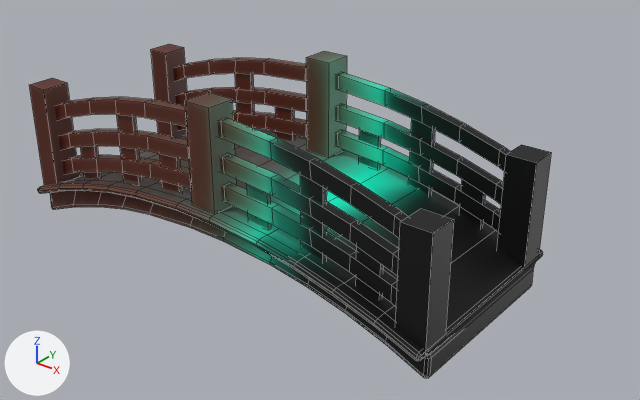
The FBX model Assets/Meshes/Prefabs/Enviroment/SM_RoundBridge_V2.fbx, before and after one commit.
Camera for both pictures: a 50 mm camera at (6.48, -7.17, 4.19) aimed at (0.25, 0.61, -0.63). Lighting does not change. The marker at lower left points along +X, +Y and +Z. Mesh edges are drawn as thin lines. Where no turn or scale is listed for an object, it has been applied to the vertices.

Names of what the first picture shows: 'SM_RoundBridge11', 'SM_RoundBridge11.001', 'SM_RoundBridge12', 'SM_RoundBridge13', 'SM_RoundBridge13.001', 'SM_RoundBridge15', 'SM_RoundBridge15.001', 'SM_RoundBridge20', 'SM_RoundBridge20.001', 'SM_RoundBridge24', 'SM_RoundBridge24.001', 'SM_RoundBridge26', 'SM_RoundBridge26.001', 'SM_RoundBridge27', 'SM_RoundBridge27.001', 'SM_RoundBridge3', 'SM_RoundBridge4', 'SM_RoundBridge4.001', 'SM_RoundBridge5', 'SM_RoundBridge5.001', 'SM_RoundBridge6', 'SM_RoundBridge6.001', 'SM_RoundBridge8', 'SM_RoundBridge8.001'.
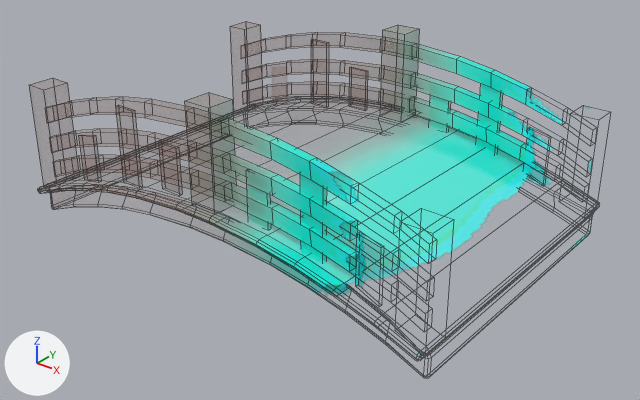
The newer file is also turned or shifted as a whole; pictures and numbers use the older file's frame.

Changed parts and their boxes (x1, y1, x2, y2) in the pictures (640 x 400 px; the box of a moved part takes in the faces that stretch with it):
'SM_RoundBridge3', surface changed, reshaped: before (38, 128, 543, 378); after (217, 112, 589, 355)
'SM_RoundBridge13.001', surface changed, mesh moved: before (173, 58, 511, 172); after (414, 44, 563, 124)
'SM_RoundBridge26.001', surface changed, mesh moved: before (175, 87, 504, 205); after (412, 73, 592, 172)
'SM_RoundBridge13', surface changed: (55, 97, 408, 238) in both
'SM_RoundBridge20', surface changed: (396, 209, 454, 354) in both
'SM_RoundBridge26', surface changed: (59, 129, 399, 276) in both
'SM_RoundBridge27.001', surface changed, mesh moved: before (178, 111, 501, 233); after (411, 97, 545, 173)
'SM_RoundBridge27', surface changed: (62, 155, 398, 306) in both
'SM_RoundBridge20.001', surface changed, mesh moved (not visible afterwards): before (497, 145, 551, 270)
'SM_RoundBridge11', surface changed: (185, 92, 236, 214) in both
'SM_RoundBridge11.001', surface changed, mesh moved: before (306, 51, 347, 157); after (401, 53, 418, 121)
'SM_RoundBridge8', surface changed: (29, 78, 79, 185) in both
'SM_RoundBridge8.001', surface changed, mesh moved (not visible afterwards): before (151, 44, 187, 137)
'SM_RoundBridge15.001', surface changed, mesh moved: before (408, 118, 435, 195); after (476, 83, 503, 153)
'SM_RoundBridge15', surface changed (black to cyan): (300, 174, 327, 261) in both
'SM_RoundBridge24.001', surface changed, mesh moved: before (359, 129, 381, 169); after (429, 95, 450, 132)
'SM_RoundBridge6', surface changed: (356, 232, 383, 301) in both
'SM_RoundBridge5', surface changed: (117, 115, 142, 182) in both
'SM_RoundBridge6.001', surface changed, mesh moved: before (459, 180, 485, 227); after (524, 127, 535, 176)
'SM_RoundBridge24', surface changed (green to cyan): (246, 169, 271, 229) in both
'SM_RoundBridge5.001', surface changed, mesh moved (not visible afterwards): before (235, 73, 255, 129)
'SM_RoundBridge4', surface changed: (160, 154, 182, 192) in both
'SM_RoundBridge4.001', surface changed, mesh moved (not visible afterwards): before (275, 107, 295, 141)
'SM_RoundBridge12', surface changed: (80, 146, 101, 178) in both
part 12 of me_mesh, moved or reshaped: before (62, 128, 543, 377); after (240, 112, 589, 284)

Edits to the bpy script that builds the scene:
```text
Change img_t_deathprops_bc_o_png:
    img_t_deathprops_bc_o_png: load_image('T_DeathProps_BC_O.png', '../../../Art/Death/T_DeathProps_BC_O.png', 2048, 2048, 'sRGB') -> load_image('T_DeathProps_BC_O.png', '../../../Art/Death/T_DeathProps_BC_O.png', 2048, 2048, 'Non-Color')
Change mat_m_deathprops:
    add n3 = _N.new('ShaderNodeTexImage'); n3.name = 'Image Texture.001'
    add n3.image = img_t_deathprops_bc_o_png
    where n0 = _N.new('ShaderNodeBsdfPrincipled'); n0.name = 'Principled BSDF'
    add _L.new(n3.outputs[0], n0.inputs[4])  # 'Color' to 'Alpha'
Change me_mesh_023:
    where me_mesh_023.from_pydata(...)  # 48 vertices, 44 faces; spans x -2.86..2.86, y -0.06..0.06, z -0.39..0.39
    me_mesh_023 part 4: the whole mesh is moved by (0.0, 1.6, 0.0)
Change me_mesh_022:
    where me_mesh_022.from_pydata(...)  # 48 vertices, 44 faces; spans x -2.86..2.86, y -0.06..0.06, z -0.39..0.39
    me_mesh_022 part 3: the whole mesh is moved by (0.0, 1.6, 0.0)
Change me_mesh_014:
    where me_mesh_014.from_pydata(...)  # 8 vertices, 5 faces; spans x -0.174..0.174, y -0.174..0.174, z -0.642..0.642
    me_mesh_014 part 1: the whole mesh is moved by (0.0, 1.598, 0.0)
Change me_mesh_024:
    where me_mesh_024.from_pydata(...)  # 48 vertices, 44 faces; spans x -2.86..2.86, y -0.06..0.06, z -0.39..0.39
    me_mesh_024 part 2: the whole mesh is moved by (0.0, 1.6, 0.0)
Change me_mesh_017:
    where me_mesh_017.from_pydata(...)  # 8 vertices, 5 faces; spans x -0.144..0.144, y -0.021..0.021, z -0.487..0.487
    me_mesh_017 part 5: the whole mesh is moved by (0.0, 1.598, 0.0)
Change me_mesh_019:
    where me_mesh_019.from_pydata(...)  # 8 vertices, 5 faces; spans x -0.144..0.144, y -0.021..0.021, z -0.306..0.306
    me_mesh_019 part 6: the whole mesh is moved by (0.0, 1.598, 0.0)
Change me_mesh_013:
    where me_mesh_013.from_pydata(...)  # 8 vertices, 5 faces; spans x -0.174..0.174, y -0.174..0.174, z -0.608..0.608
    me_mesh_013 part 11: the whole mesh is moved by (0.0, 1.598, 0.0)
Change me_mesh_018:
    where me_mesh_018.from_pydata(...)  # 8 vertices, 5 faces; spans x -0.144..0.144, y -0.021..0.021, z -0.292..0.292
    me_mesh_018 part 9: the whole mesh is moved by (0.0, 1.598, 0.0)
Change me_mesh_015:
    where me_mesh_015.from_pydata(...)  # 8 vertices, 5 faces; spans x -0.149..0.149, y -0.174..0.174, z -0.708..0.708
    me_mesh_015 part 7: the whole mesh is moved by (0.0, 1.598, 0.0)
Change me_mesh_021:
    where me_mesh_021.from_pydata(...)  # 8 vertices, 5 faces; spans x -0.144..0.144, y -0.021..0.021, z -0.361..0.361
    me_mesh_021 part 8: the whole mesh is moved by (0.0, 1.598, 0.0)
Change me_mesh_020:
    where me_mesh_020.from_pydata(...)  # 8 vertices, 5 faces; spans x -0.144..0.144, y -0.028..0.028, z -0.507..0.507
    me_mesh_020 part 10: the whole mesh is moved by (0.0, 1.598, 0.0)
Change me_mesh:
    where me_mesh.from_pydata(...)  # 392 vertices, 379 faces; spans x -2.96..2.96, y -1.3..1.3, z -0.48..0.48
    me_mesh part 12: all 196 vertices in x -2.96..2.96, y 0.96..1.3, z -0.48..0.48 are moved by (0.0, 1.6, 0.0)
```
